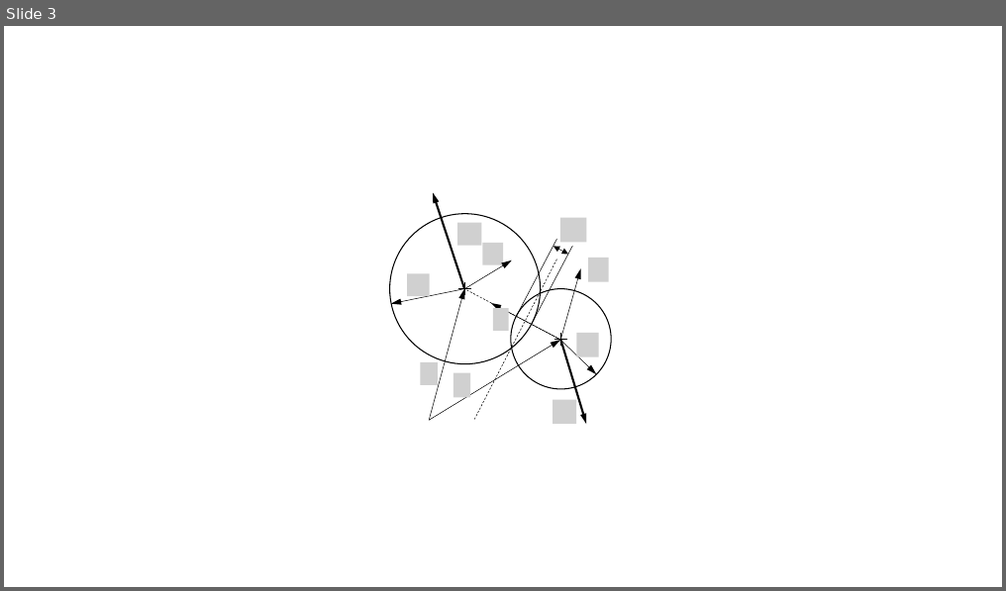
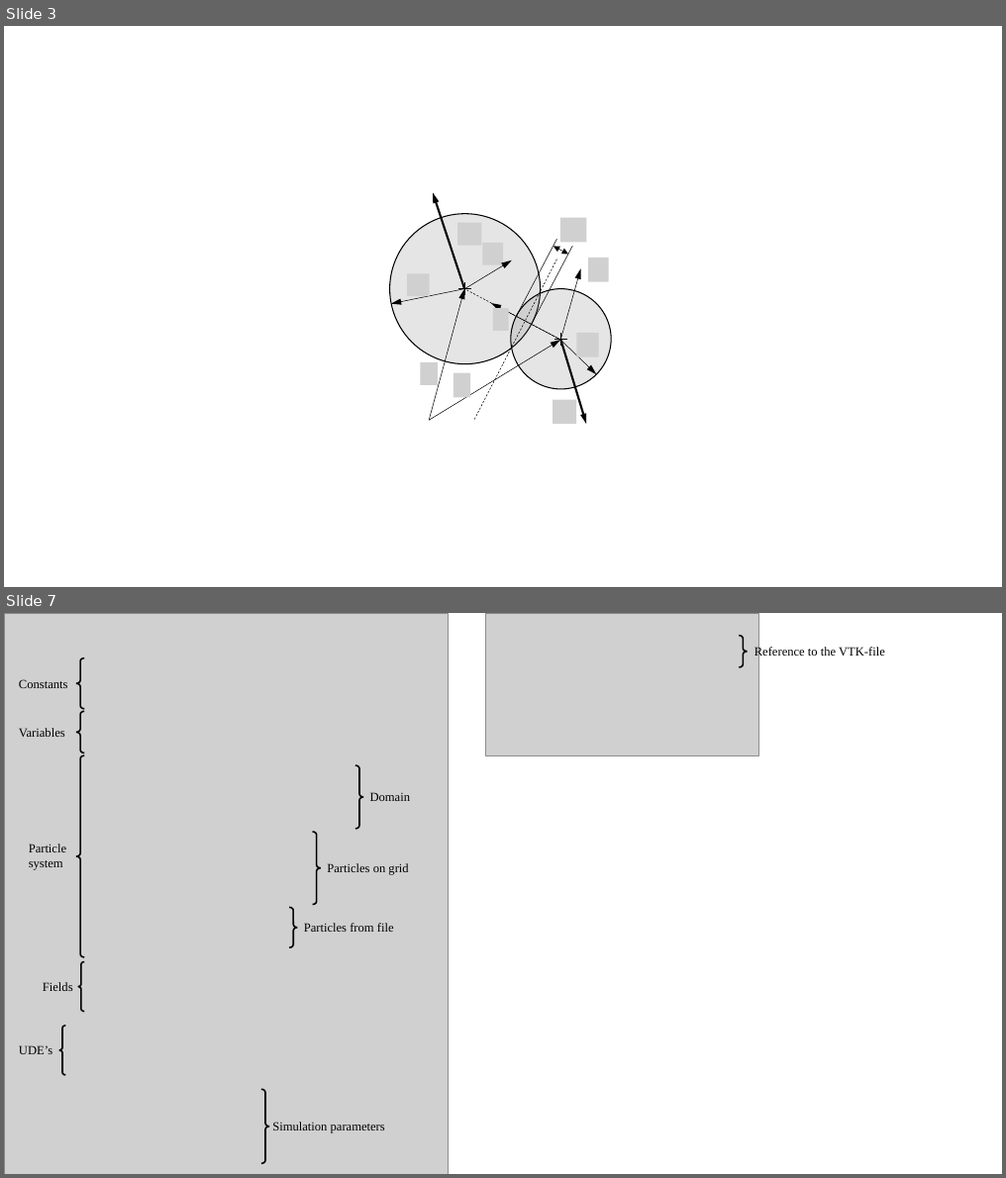
Before and after one commit to HTBalazs/nauticle_user_guide, a slide deck: abrak.pptx. Shown one above the other, each under a label of ours: slide 3 before the commit, slides 3 and 7 after it; the slides between them are not shown. The pictures are 1006x591 and 1006x1178 pixels, drawn with LibreOffice and Linux fonts; fonts in the diff are those of the drawing; grey boxes stand for pictures. Boxes give left, top, right and bottom in pixels: in the first picture for what was removed or moved away, otherwise in the second. Text is boxed around its words. In the diff, an @@ line names an element or a change of style, - is before the commit and + after.

```diff
--- a/abrak.pptx
+++ b/abrak.pptx
@@ slide 7 added at <box>4,613,1002,1174</box>, background #FFFFFF @@
@@ picture added at <box>485,613,758,756</box> @@
@@ left brace added at <box>740,636,747,667</box>, outline #000000 1.5 pt @@
@@ text added at <box>754,646,885,659</box>, 12 pt, text #000000 @@
+Reference to the VTK-file
@@ group added at <box>4,613,448,1174</box>: 9 left braces, 9 texts, 1 picture @@
+Constants
+Variables
+Particle
+system
+Domain
+Particles on grid
+Particles from file
+Fields
+UDE’s
+Simulation parameters
@@ slide 3 changed as well @@
@@ ellipse at <box>389,214,540,365</box>: fill none to #767171 at 18% opacity @@
@@ ellipse at <box>511,288,611,389</box>: fill none to #767171 at 18% opacity @@
```
Also in this commit, not shown: 3 other slides changed, 2 other slides added, 1 slide removed, 3 other files.
